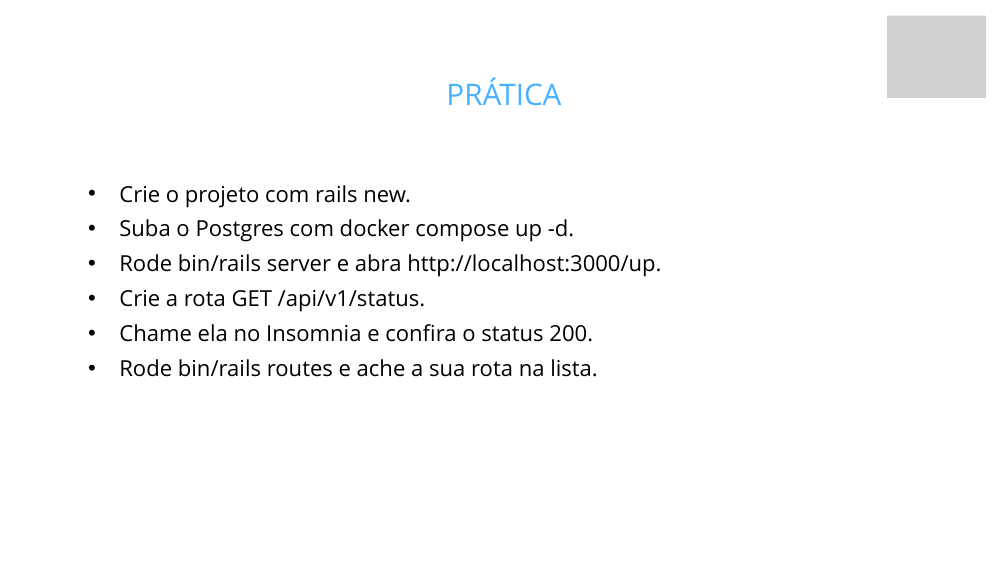
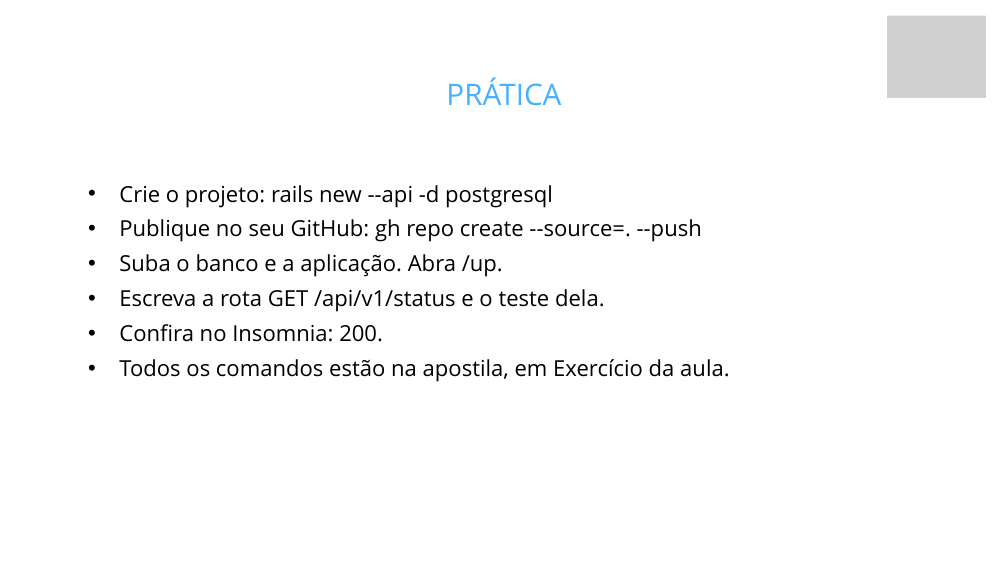
Before and after one commit to fabriciosiqueira08/capacitacao-gabarito, a slide deck: slide 62 of slides/build/aula-01-fundamentos-de-back-end.pptx (slide 61 before the commit). Drawn at 1008x567 pixels with LibreOffice and Linux fonts; fonts in the diff are those of the drawing; grey boxes stand for pictures; background and template pictures are left out. Boxes give left, top, right and bottom in pixels: in the first picture for what was removed or moved away, otherwise in the second. Text is boxed around its words. In the diff, an @@ line names an element or a change of style, - is before the commit and + after.

```diff
--- a/slides/build/aula-01-fundamentos-de-back-end.pptx
+++ b/slides/build/aula-01-fundamentos-de-back-end.pptx
@@ text at <box>119,185,730,382</box>: text changed @@
-  • Crie o projeto com rails new.
-  • Suba o Postgres com docker compose up -d.
-  • Rode bin/rails server e abra http://localhost:3000/up.
-  • Crie a rota GET /api/v1/status.
-  • Chame ela no Insomnia e confira o status 200.
-  • Rode bin/rails routes e ache a sua rota na lista.
+  • Crie o projeto: rails new --api -d postgresql
+  • Publique no seu GitHub: gh repo create --source=. --push
+  • Suba o banco e a aplicação. Abra /up.
+  • Escreva a rota GET /api/v1/status e o teste dela.
+  • Confira no Insomnia: 200.
+  • Todos os comandos estão na apostila, em Exercício da aula.
```
Also in this commit, not shown: 1 slide added, 40 other files.
